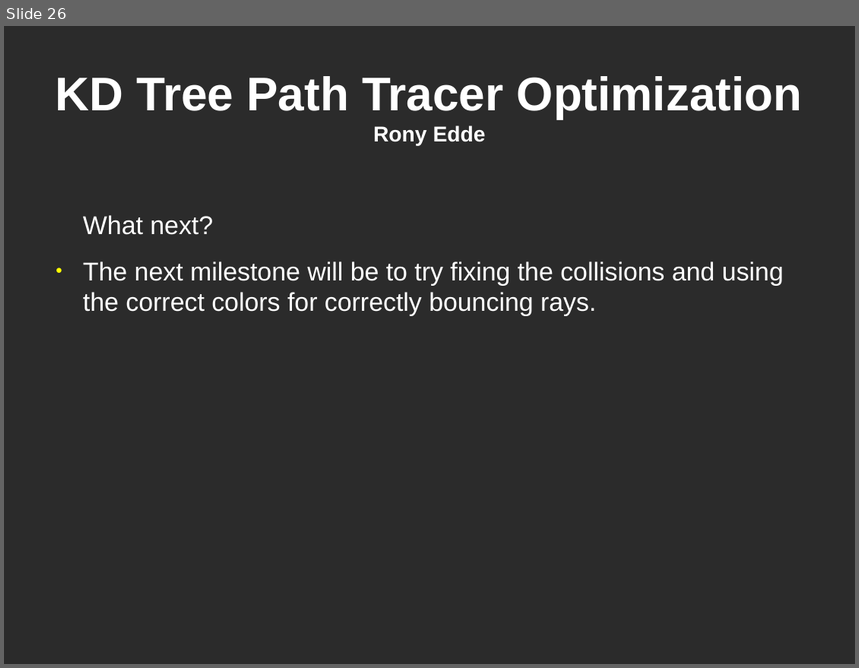
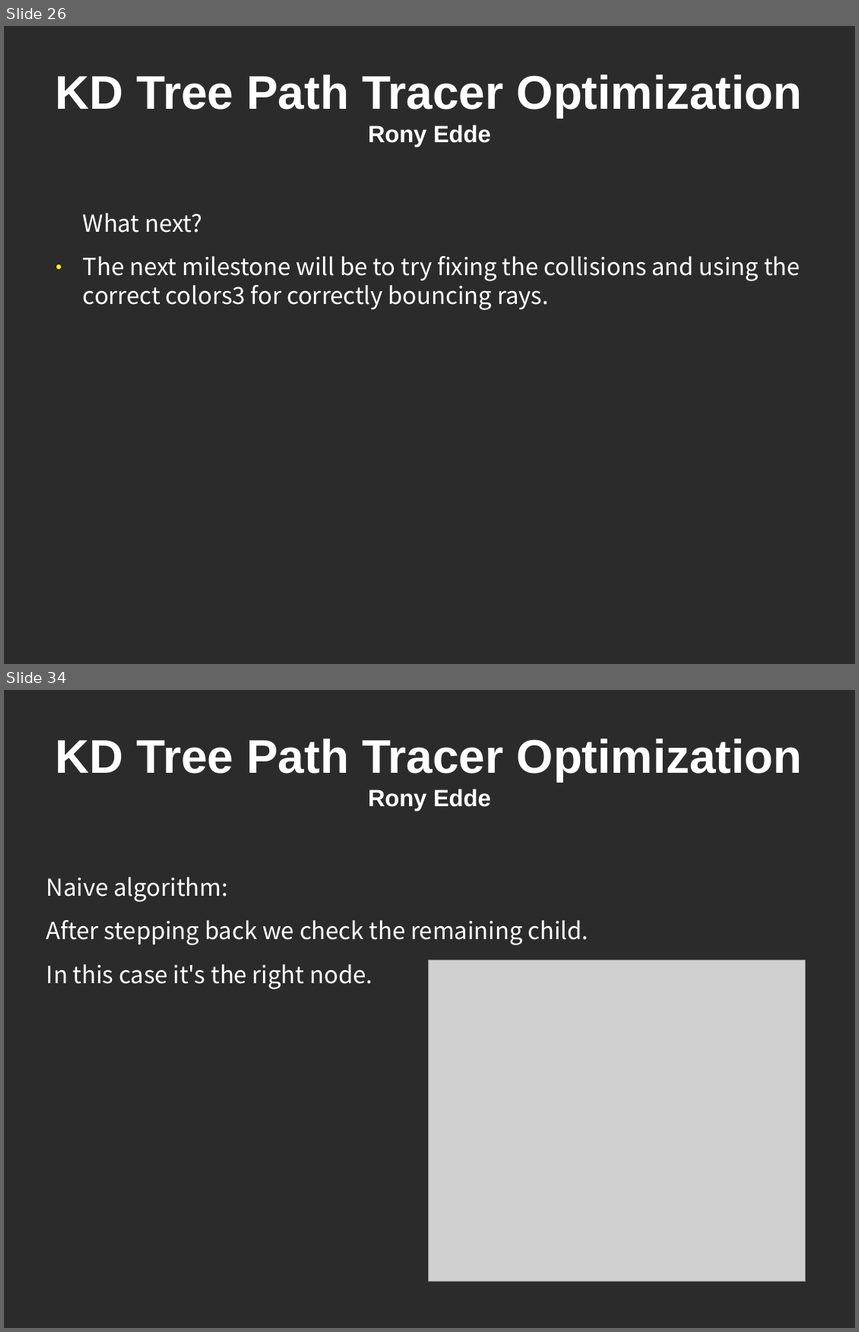
Before and after one commit to reddeupenn/kdtreePathTracerOptimization, a slide deck: presentation/presentation_1.odp. Shown one above the other, each under a label of ours: slide 26 before the commit, slides 26 and 34 after it; the slides between them are not shown. The pictures are 859x668 and 859x1332 pixels, drawn with LibreOffice and Linux fonts; fonts in the diff are those of the drawing; grey boxes stand for pictures; background and template pictures are left out; a plain dark background stands for a picture behind light text. Boxes give left, top, right and bottom in pixels: in the first picture for what was removed or moved away, otherwise in the second. Text is boxed around its words. In the diff, an @@ line names an element or a change of style, - is before the commit and + after.

```diff
--- a/presentation/presentation_1.odp
+++ b/presentation/presentation_1.odp
@@ slide 34 added at (4,690,855,1328), background picture (left out) @@
@@ title added at (56,739,803,811), 44 pt, text #FFFFFF, bold @@
+KD Tree Path Tracer Optimization
+Rony Edde
@@ text added at (47,877,588,989), 22 pt, text #FFFFFF @@
+Naive algorithm:
+After stepping back we check the remaining child.
+In this case it's the right node.
@@ picture added at (429,961,806,1283) @@
@@ slide 26 changed as well @@
@@ title "KD Tree Path Tracer Optimization ..." at (56,75,803,147): size 20 to 22 pt in "Rony Edde" @@
@@ text at (83,213,203,233): size 24 to 22 pt, font Arial to Noto Sans CJK JP in "What next?" @@
@@ text at (83,256,800,310): text changed; size 24 to 22 pt; font Arial to Noto Sans CJK JP @@
-● The next milestone will be to try fixing the collisions and using the correct colors for correctly bouncing rays.
+● The next milestone will be to try fixing the collisions and using the correct colors3 for correctly bouncing rays.
```
Also in this commit, not shown: 25 other slides changed, 19 other slides added, 33 other files.
